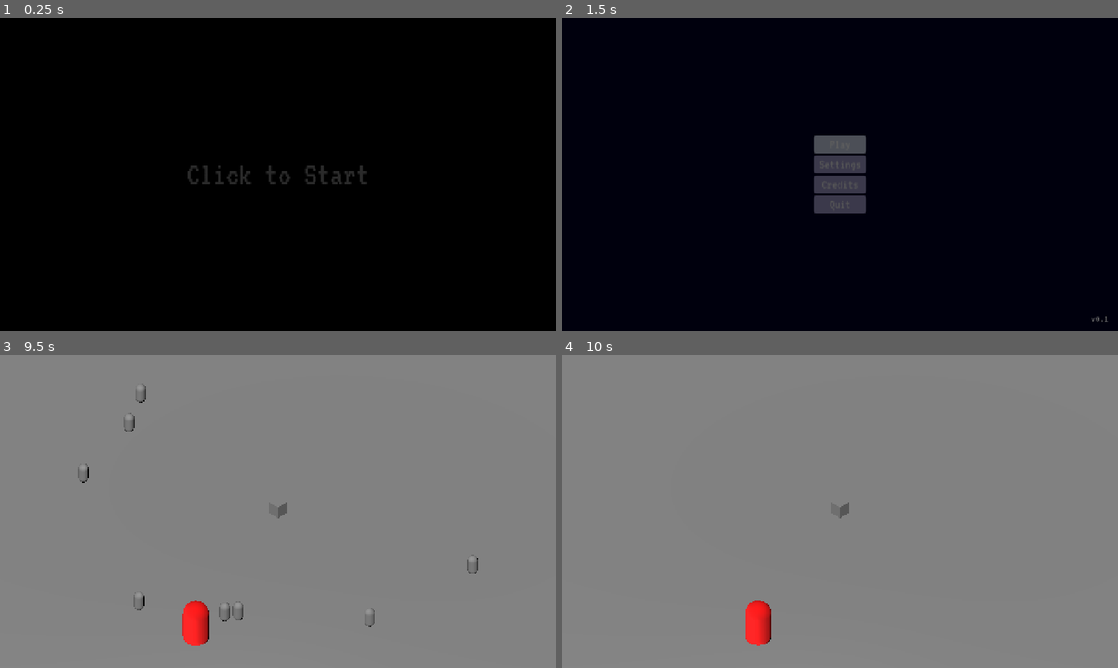
Above: before the commit, frames 1-4 (two rows, left to right).
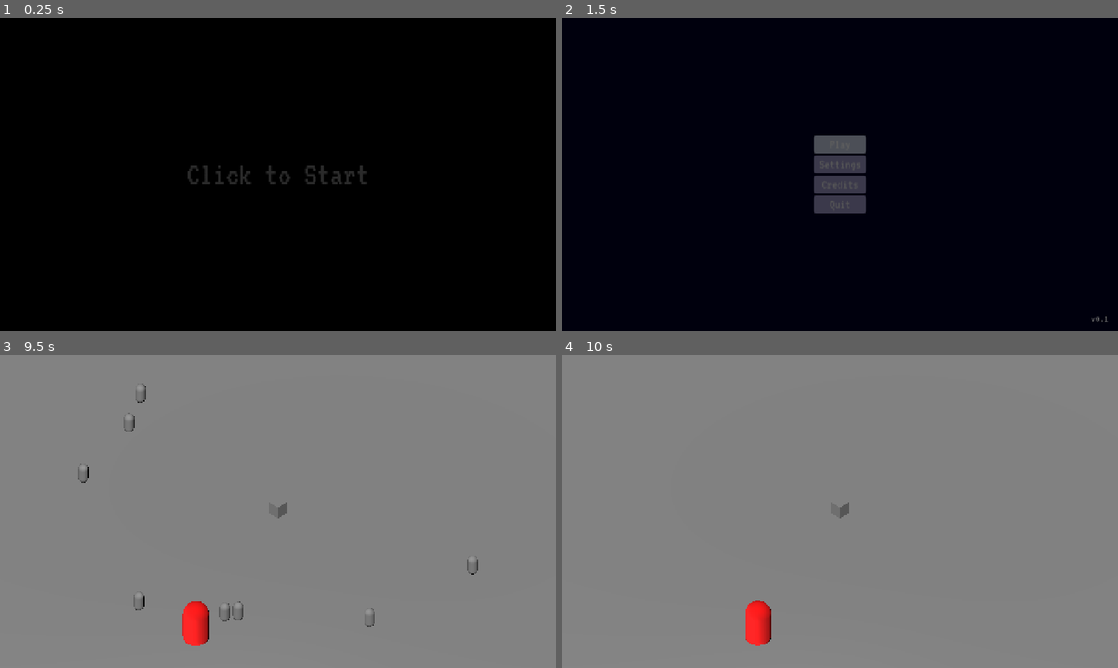
Above: after the commit, the same moments.

Repository: JeremyMarkWilcox/Tower-Defense
Game: Godot game, scene res://core/ui/boot.tscn
Same seed, same stepped clock (60 frames per second), same inputs: the game is played once before the commit and once after it. Sound files missing from this copy of the repository are replaced by a short silence.
Inputs (mouse positions are in pixels of both pictures, inside the frame that each line leads up to):
- Up to frame 1 (0.25 s): no input
- Up to frame 2 (1.5 s): click "Play" at 0.5 s; click "Play" at 1.25 s
- Up to frame 3 (9.5 s): tap Enter at 2 s; move the mouse to (400, 495) at 2.02 s; hold Right (ui_right) 2.03-2.78 s; hold N (call_next_wave) 2.03-2.78 s; click (400, 495) at 2.17 s; move the mouse to (166, 527) at 2.77 s; hold Down (ui_down) 2.78-3.53 s; tap K at 2.85, 4.35, 6.6, 8.1 s; move the mouse to (333, 442) at 3.52 s; hold Right (ui_right) 3.53-4.28 s; hold N (call_next_wave) 3.53-4.28 s; move the mouse to (250, 574) at 4.27 s; hold Up (ui_up) 4.28-5.03 s; click (250, 574) at 4.42 s; move the mouse to (444, 558) at 5.02 s; hold Left (ui_left) 5.03-5.75 s; hold N (call_next_wave) 5.03-5.75 s; tap Escape (pause) at 5.65 s; click "Restart" at 5.75 s; move the mouse to (111, 464) at 6.52 s; hold Left (ui_left) 6.53-7.28 s; move the mouse to (305, 511) at 7.27 s; hold Down (ui_down) 7.28-8.03 s; hold N (call_next_wave) 7.28-8.03 s; click (305, 511) at 7.42 s; move the mouse to (194, 433) at 8.02 s; hold Right (ui_right) 8.03-8.78 s; move the mouse to (400, 495) at 8.77 s; hold Up (ui_up) from 8.78 s (still down); hold N (call_next_wave) from 8.78 s (still down)
- Up to frame 4 (10 s): move the mouse to (728, 527) at 9.52 s; release Up (ui_up) at 9.53 s; release N (call_next_wave) at 9.53 s; hold Right (ui_right) from 9.53 s (still down); tap K at 9.6 s; click (728, 527) at 9.67 s

Frames 1-2 are identical in both runs. In frame 3, less than 0.1% of the frame differs, in the area x 14-86%, y 10-93%; in frame 4, less than 0.1%.

Commit message:
Stronghold

Diff:
--- a/game/game.tscn
+++ b/game/game.tscn
@@ -1,6 +1,7 @@
 [gd_scene format=3 uid="uid://bghavjkofsdd7"]
 
 [ext_resource type="Script" uid="uid://cki8h873psykx" path="res://game/managers/game_manager.gd" id="1_l1rk1"]
+[ext_resource type="PackedScene" uid="uid://dduwnap7vm400" path="res://game/stronghold/stronghold.tscn" id="1_qf6n1"]
 [ext_resource type="PackedScene" uid="uid://clc41ipfan7bu" path="res://core/ui/pause_menu.tscn" id="2_m71xk"]
 [ext_resource type="Script" uid="uid://cwa8b8tgq2p2w" path="res://game/managers/wave_manager.gd" id="2_u5opy"]
 [ext_resource type="Script" uid="uid://bvroyv8j4sgmi" path="res://game/data/wave_definition.gd" id="3_3vho3"]
@@ -13,8 +14,6 @@
 [ext_resource type="PackedScene" uid="uid://dj4pwl2xdjjfq" path="res://game/Ui/run_end_screen.tscn" id="11_3vho3"]
 
 [sub_resource type="PlaneMesh" id="PlaneMesh_ra2i3"]
-
-[sub_resource type="BoxMesh" id="BoxMesh_ra2i3"]
 
 [node name="Game" type="Node3D" unique_id=1433756563]
 
@@ -32,19 +31,20 @@
 transform = Transform3D(40, 0, 0, 0, 40, 0, 0, 0, 40, 0, 0, 0)
 mesh = SubResource("PlaneMesh_ra2i3")
 
-[node name="Stronghold" type="MeshInstance3D" parent="World" unique_id=475187574]
-transform = Transform3D(1, 0, 0, 0, 1, 0, 0, 0, 1, 0, 0.52057624, 0)
-mesh = SubResource("BoxMesh_ra2i3")
+[node name="Stronghold" parent="World" unique_id=1932149259 instance=ExtResource("1_qf6n1")]
+transform = Transform3D(1, 0, 0, 0, 1, 0, 0, 0, 1, 0, 0.5, 0)
+max_health = 3
 
 [node name="Enemies" type="Node3D" parent="World" unique_id=1363674715]
 
 [node name="Systems" type="Node" parent="." unique_id=1873627118]
 
-[node name="GameManager" type="Node" parent="Systems" unique_id=181638440 node_paths=PackedStringArray("pause_menu", "wave_manager", "end_screen")]
+[node name="GameManager" type="Node" parent="Systems" unique_id=181638440 node_paths=PackedStringArray("pause_menu", "wave_manager", "end_screen", "stronghold")]
 script = ExtResource("1_l1rk1")
 pause_menu = NodePath("../../UI/PauseMenu")
 wave_manager = NodePath("../WaveManager")
 end_screen = NodePath("../../UI/EndScreen")
+stronghold = NodePath("../../World/Stronghold")
 
 [node name="WaveManager" type="Node" parent="Systems" unique_id=1737513906 node_paths=PackedStringArray("enemy_container", "stronghold")]
 script = ExtResource("2_u5opy")
--- a/game/managers/game_manager.gd
+++ b/game/managers/game_manager.gd
@@ -10,6 +10,7 @@
 @export var pause_menu: BaseMenu
 @export var wave_manager: WaveManager
 @export var end_screen: RunEndScreen
+@export var stronghold: Stronghold
 
 var state: RunState = RunState.SETUP
 
@@ -29,9 +30,11 @@
 
 func _connect_systems() -> void:
 	wave_manager.boss_defeated.connect(_win)
-	# Temporary prints until the Stronghold (Step 4) and GoldManager (Step 5) exist.
-	wave_manager.enemy_reached_stronghold.connect(func(damage: int) -> void:
-		print("Stronghold hit for %d" % damage))
+	wave_manager.enemy_reached_stronghold.connect(stronghold.take_damage)
+	stronghold.destroyed.connect(_lose)
+	# Temporary prints until GoldManager (Step 5) and the HUD exist.
+	stronghold.health_changed.connect(func(current: int, maximum: int) -> void:
+		print("Stronghold %d / %d" % [current, maximum]))
 	wave_manager.enemy_killed.connect(func(bounty: int) -> void:
 		print("Enemy killed, bounty %d" % bounty))
 	wave_manager.early_call_rewarded.connect(func(bonus: int) -> void:
--- a/game/managers/wave_manager.gd
+++ b/game/managers/wave_manager.gd
@@ -9,9 +9,10 @@
 signal early_call_rewarded(bonus: int)
 signal boss_defeated
 
+
 @export var waves: Array[WaveDefinition] = []
 @export var enemy_container: Node3D
-@export var stronghold: Node3D
+@export var stronghold: Stronghold
 @export var spawn_radius := 18.0
 @export var arrive_radius := 1.5
 
--- /dev/null
+++ b/game/stronghold/stronghold.gd
@@ -0,0 +1,26 @@
+class_name Stronghold
+extends Node3D
+## The central base. Owns its health; sockets and purchases come later.
+
+signal health_changed(current: int, maximum: int)
+signal destroyed
+
+@export_range(1, 10000) var max_health := 20
+
+var health := 0
+
+var _is_destroyed := false
+
+
+func _ready() -> void:
+	health = max_health
+
+
+func take_damage(amount: int) -> void:
+	if _is_destroyed or amount <= 0:
+		return  # each hit applies once; nothing after destruction
+	health = maxi(health - amount, 0)
+	health_changed.emit(health, max_health)
+	if health == 0:
+		_is_destroyed = true
+		destroyed.emit()
--- /dev/null
+++ b/game/stronghold/stronghold.tscn
@@ -0,0 +1,11 @@
+[gd_scene format=3 uid="uid://dduwnap7vm400"]
+
+[ext_resource type="Script" uid="uid://bmpesgfk651k2" path="res://game/stronghold/stronghold.gd" id="1_3cre5"]
+
+[sub_resource type="BoxMesh" id="BoxMesh_ra2i3"]
+
+[node name="Stronghold" type="Node3D" unique_id=1932149259]
+script = ExtResource("1_3cre5")
+
+[node name="MeshInstance3D" type="MeshInstance3D" parent="." unique_id=751748002]
+mesh = SubResource("BoxMesh_ra2i3")
Not shown, added: game/stronghold/stronghold.gd.uid
